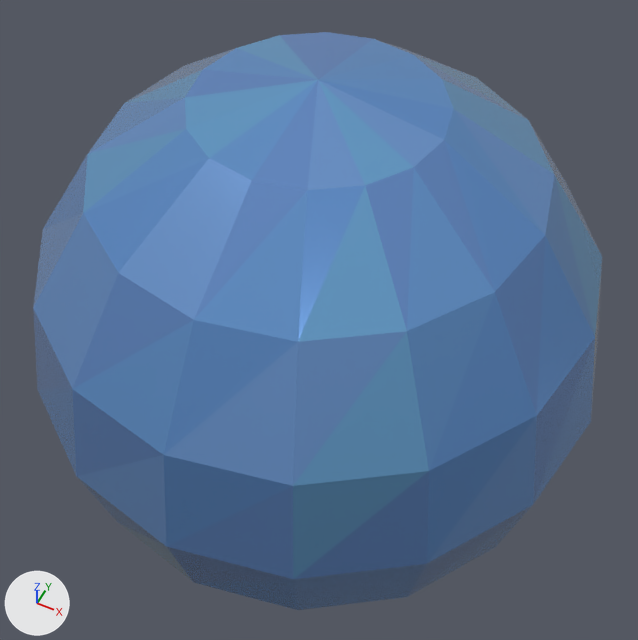
Renders of the OBJ model UnitTestArtefacts/MiniMesh_Sphere.obj from each side of a commit.
Both versions are drawn from a camera (50 mm lens) standing at (0.479, -0.955, 1.194) and looking at (0.001, 0.0, 0.0). Every picture has the same lights, and +X, +Y and +Z are marked at lower left. Where no turn or scale is listed for an object, it has been applied to the vertices. Vertices at the same position are counted once.

Objects in the first picture: 'MiniMesh_Sphere'.
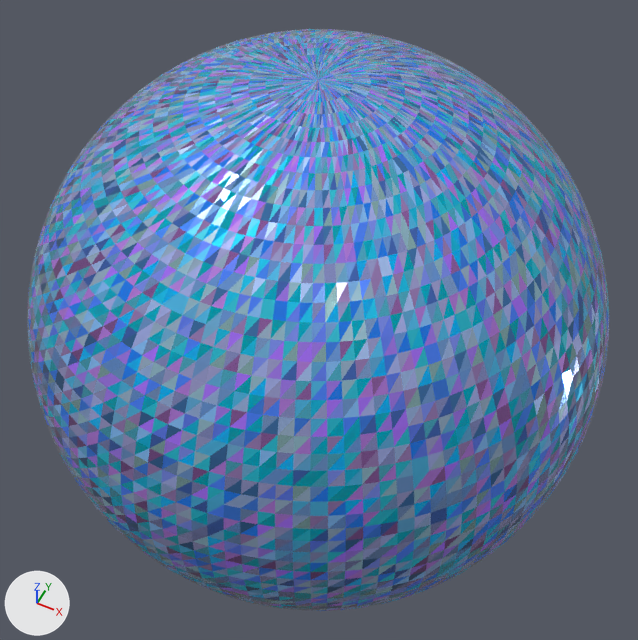
Changed parts and their boxes (x1, y1, x2, y2) in the pictures (638 x 640 px):
'MiniMesh_Sphere', recoloured, surface changed, reshaped
    before: (33, 32, 602, 610)
    after: (27, 29, 609, 611)
part 1 of me_minimesh_sphere, added (blue)
    after: (27, 29, 609, 611)

Edits to the bpy script that builds the scene:
```text
Change mat_stainedglassblue_var1:
    mat_stainedglassblue_var1.base_color: (0.153, 0.353, 0.757) -> (0.424, 0.184, 0.686)  # blue #6da0e2 -> purple #ae77d8
    mat_stainedglassblue_var1.roughness: 0.205 -> 0.518
Change mat_stainedglassblue_var2:
    mat_stainedglassblue_var2.base_color: (0.176, 0.353, 0.757) -> (0.0, 0.475, 0.965)  # blue #74a0e2 -> cyan #00b7fb
Change mat_stainedglassblue_var3:
    mat_stainedglassblue_var3.base_color: (0.165, 0.38, 0.773) -> (0.0, 0.518, 0.71)  # blue #71a6e4 -> cyan #00bfdb
Change mat_stainedglassblue_var4:
    mat_stainedglassblue_var4.base_color: (0.176, 0.447, 0.78) -> (0.408, 0.412, 0.765)  # blue #74b2e5 -> blue #abace3
    mat_stainedglassblue_var4.roughness: 0.0553 -> 0.22
Change me_minimesh_sphere:
    remove me_minimesh_sphere.from_pydata(...)  # 114 vertices, 224 faces; spans x -0.5..0.5, y -0.5..0.5, z -0.5..0.5
    add me_minimesh_sphere.from_pydata(...)  # 8066 vertices, 16128 faces; spans x -0.5..0.5, y -0.5..0.5, z -0.5..0.5
    me_minimesh_sphere part 1: 7952 vertices added at x -0.499..0.499, y -0.499..0.499, z -0.499..0.499
    add me_minimesh_sphere.materials.append(mat_stainedglassblue_var5)  # blue #7caffa
    add me_minimesh_sphere.materials.append(mat_stainedglassblue_var6)  # purple #a57df5
    add me_minimesh_sphere.materials.append(mat_stainedglassblue_var7)  # blue #8397ff
    add me_minimesh_sphere.materials.append(mat_stainedglassblue_var8)  # cyan #5cc8e7
    add me_minimesh_sphere.materials.append(mat_stainedglassblue_var9)  # purple #a770fe
    add me_minimesh_sphere.materials.append(mat_stainedglassblue_var10)  # blue #a5aeef
    add me_minimesh_sphere.materials.append(mat_stainedglassblue_var11)  # blue #4983ff
    add me_minimesh_sphere.materials.append(mat_stainedglassblue_var12)  # purple #a788c7
    add me_minimesh_sphere.materials.append(mat_stainedglassblue_var13)  # blue #90b9cb
    add me_minimesh_sphere.materials.append(mat_stainedglassblue_var14)  # blue #5f7def
    add me_minimesh_sphere.materials.append(mat_stainedglassblue_var15)  # blue #5aa6d5
    add me_minimesh_sphere.materials.append(mat_stainedglassblue_var16)  # blue #adbaf8
    add me_minimesh_sphere.materials.append(mat_stainedglassblue_var17)  # blue #afcaf8
    add me_minimesh_sphere.materials.append(mat_stainedglassblue_var18)  # blue #4f78d0
    add me_minimesh_sphere.materials.append(mat_stainedglassblue_var19)  # blue #82bdf7
    add me_minimesh_sphere.materials.append(mat_stainedglassblue_var20)  # cyan #00b0c4
    add me_minimesh_sphere.materials.append(mat_stainedglassblue_var21)  # blue #4dbcec
    add me_minimesh_sphere.materials.append(mat_stainedglassblue_var22)  # blue #5894d7
    add me_minimesh_sphere.materials.append(mat_stainedglassblue_var23)  # cyan #9ac7cb
    add me_minimesh_sphere.materials.append(mat_stainedglassblue_var24)  # blue #b1b5ef
    add me_minimesh_sphere.materials.append(mat_stainedglassblue_var25)  # blue #1679ed
    add me_minimesh_sphere.materials.append(mat_stainedglassblue_var26)  # blue #4082e7
    add me_minimesh_sphere.materials.append(mat_stainedglassblue_var27)  # blue #79c0ee
    add me_minimesh_sphere.materials.append(mat_stainedglassblue_var28)  # blue #9cb7d2
    add me_minimesh_sphere.materials.append(mat_stainedglassblue_var29)  # cyan #00bfe8
    add me_minimesh_sphere.materials.append(mat_stainedglassblue_var30)  # cyan #1cbcd4
    add me_minimesh_sphere.materials.append(mat_stainedglassblue_var31)  # purple #b27aca
    add me_minimesh_sphere.materials.append(mat_stainedglassblue_var32)  # blue #9ac1fc
```
